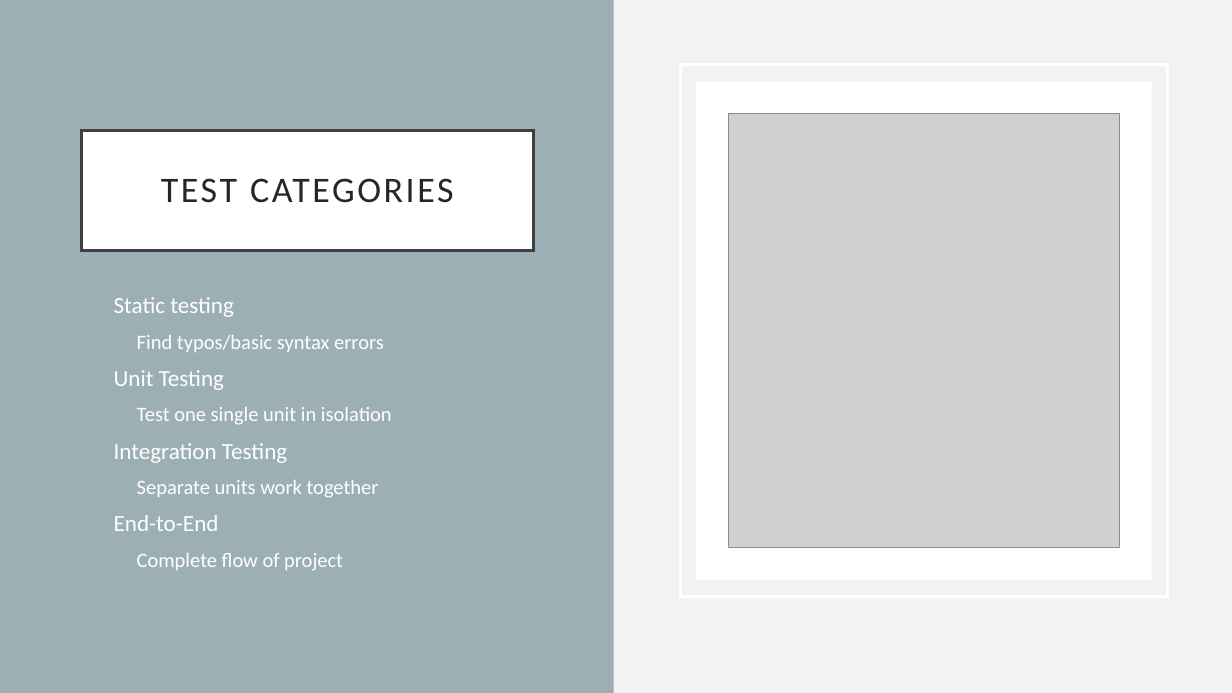
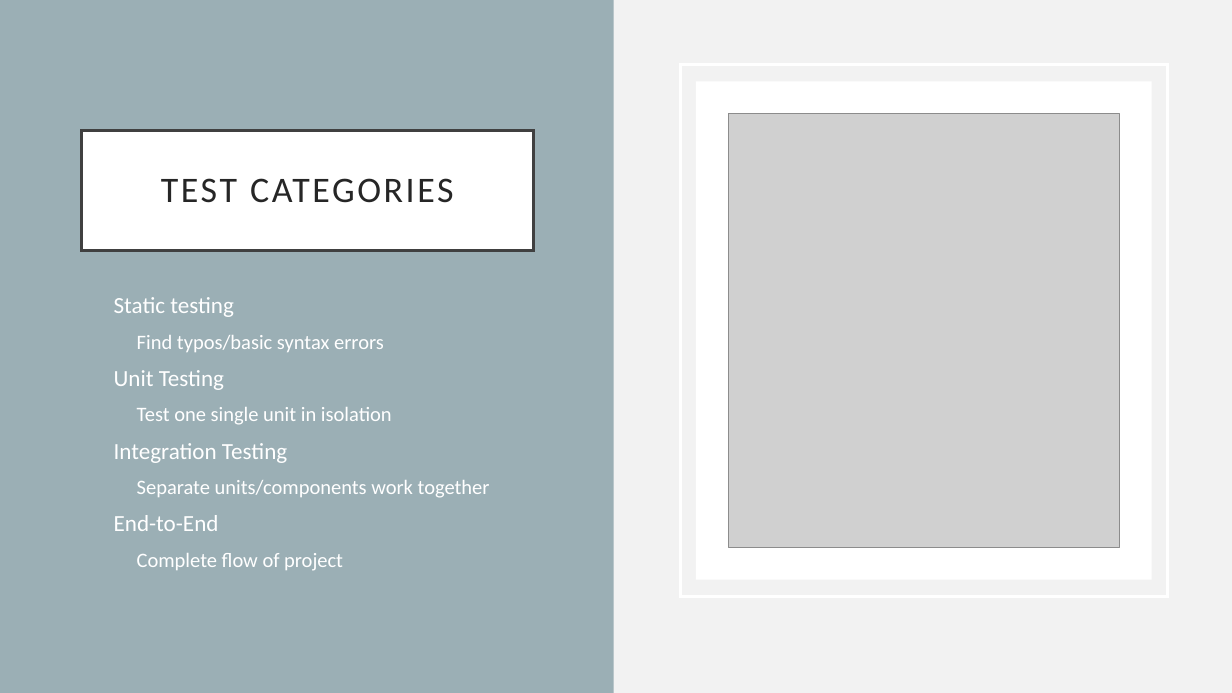
Before and after one commit to diarmuidoconnor/ewd-module-2025, a slide deck: slide 3 of topic12/talk-1/Testing-Web-APIs.pptx. Drawn at 1232x693 pixels with LibreOffice and Linux fonts; fonts in the diff are those of the drawing; grey boxes stand for pictures. Boxes give left, top, right and bottom in pixels: in the first picture for what was removed or moved away, otherwise in the second. Text is boxed around its words. In the diff, an @@ line names an element or a change of style, - is before the commit and + after.

```diff
--- a/topic12/talk-1/Testing-Web-APIs.pptx
+++ b/topic12/talk-1/Testing-Web-APIs.pptx
@@ text at bbox=[137, 480, 490, 498]: text changed @@
-  • Separate units work together
+  • Separate units/components work together
```
Also in this commit, not shown: 27 other files.
